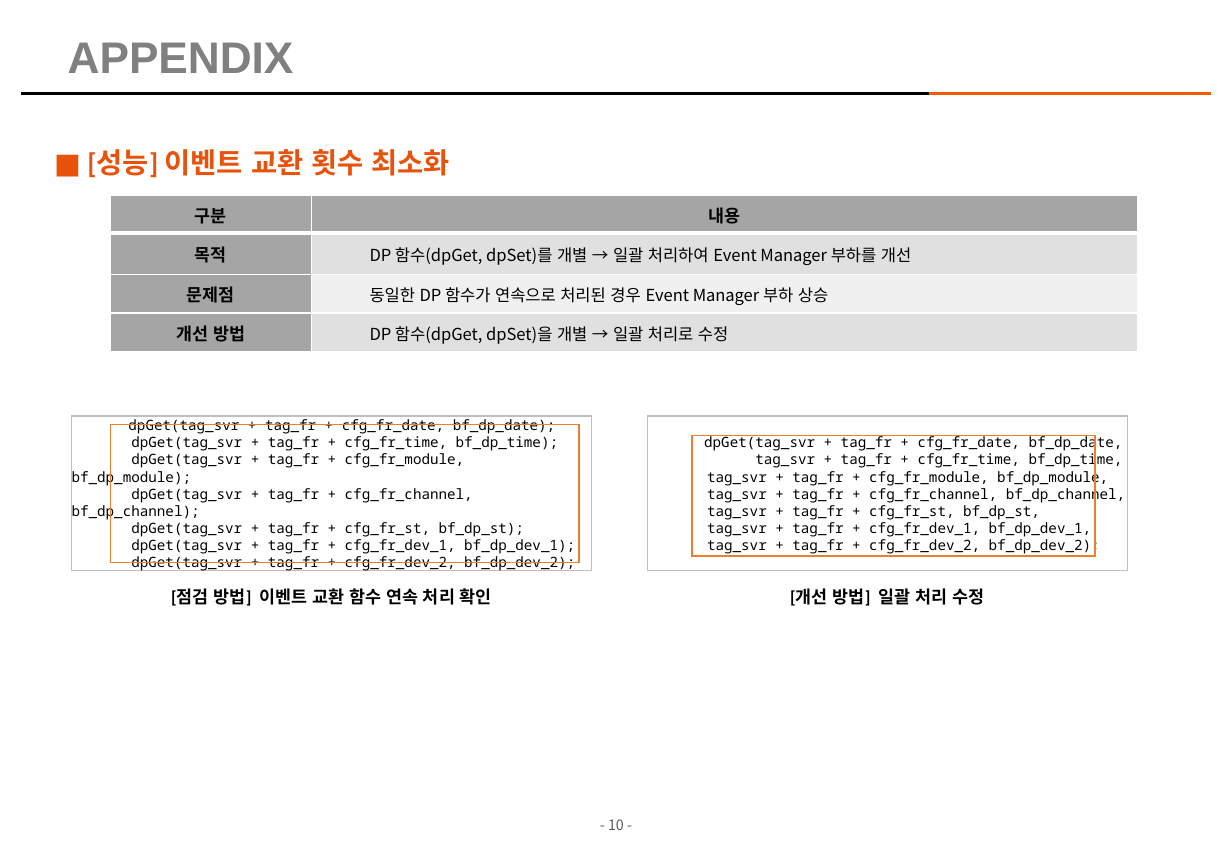
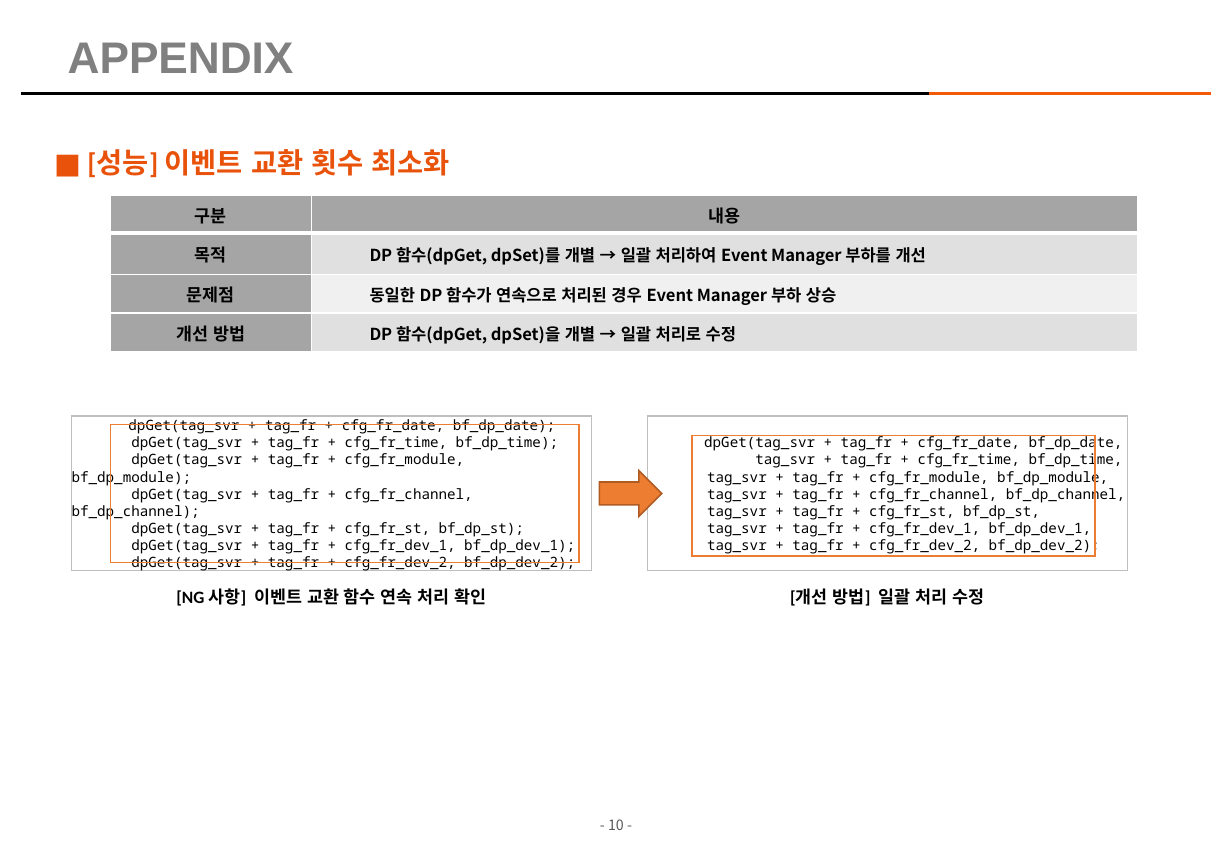
Before and after one commit to kimhopepa/PythonPjt, a slide deck: slide 10 of CodeReviewTool/doc/CodeReview_점검_Tool_매뉴얼.pptx. Drawn at 1232x853 pixels with LibreOffice and Linux fonts; fonts in the diff are those of the drawing; background and template pictures are left out. Boxes give left, top, right and bottom in pixels: in the first picture for what was removed or moved away, otherwise in the second. Text is boxed around its words. In the diff, an @@ line names an element or a change of style, - is before the commit and + after.

```diff
--- a/CodeReviewTool/doc/CodeReview_점검_Tool_매뉴얼.pptx
+++ b/CodeReviewTool/doc/CodeReview_점검_Tool_매뉴얼.pptx
@@ table at (110,195,1138,352) @@
@@ bold on in "DP 함수(dpGet, dpSet)를 개별 → 일괄 처리하여 ...", "동일한 DP 함수가 연속으로 처리된 경우 Event ...", "DP 함수(dpGet, dpSet)을 개별 → 일괄 처리로 ..." @@
@@ right arrow added at (600,471,662,516), fill #ED7D31, outline #AF5C24 1 pt @@
@@ text at (176,588,487,606): text changed @@
-[점검 방법] 이벤트 교환 함수 연속 처리 확인
+[NG 사항] 이벤트 교환 함수 연속 처리 확인
```
Also in this commit, not shown: 6 other slides changed, 1 slide added, 2 other files.
